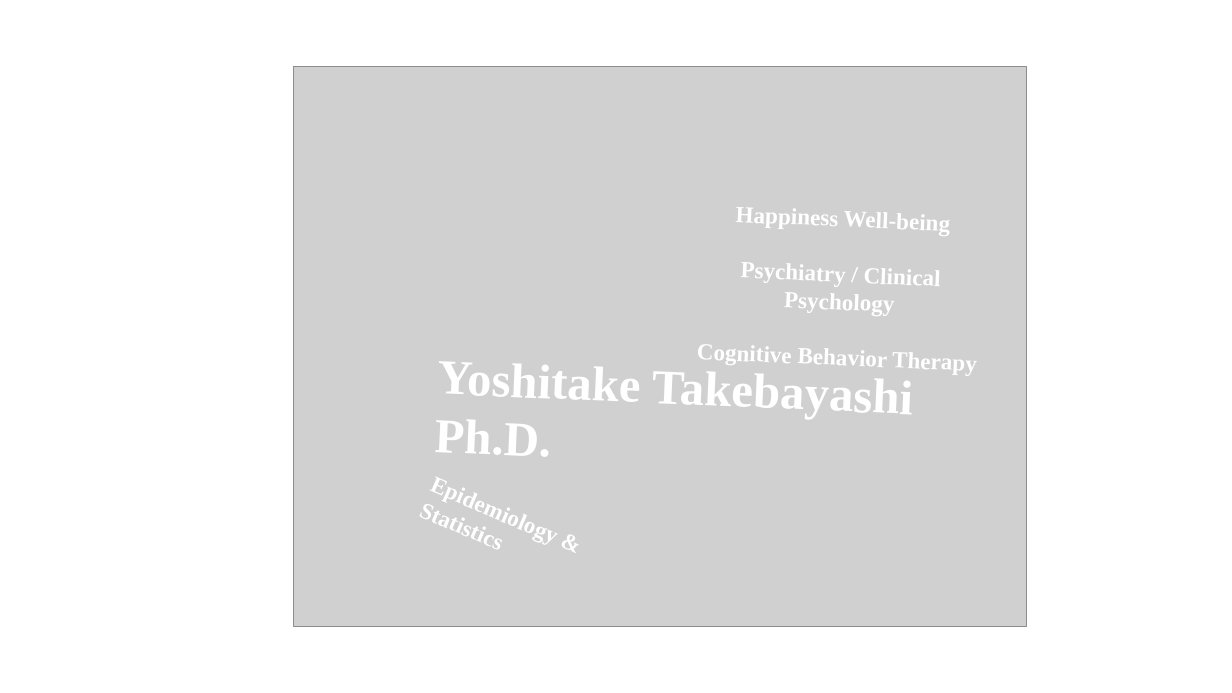
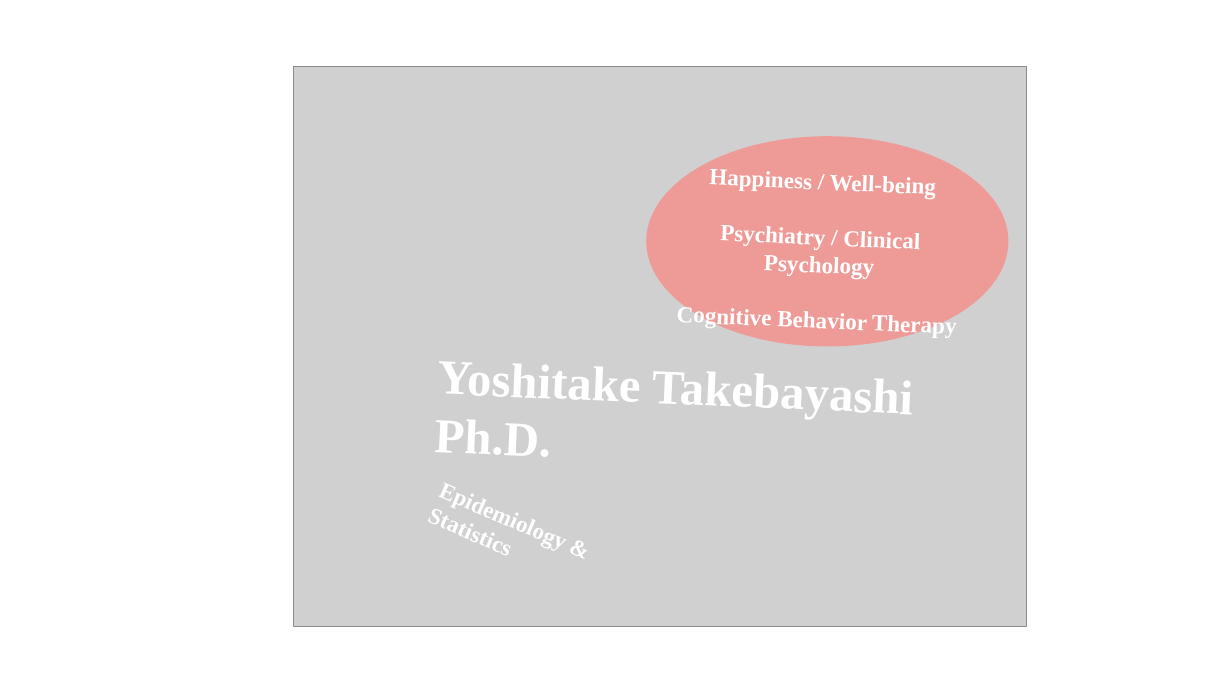
Before and after one commit to ytake2/Rsite, a slide deck: slide 1 of img/プレゼンテーション1.pptx. Drawn at 1232x693 pixels with LibreOffice and Linux fonts; fonts in the diff are those of the drawing; grey boxes stand for pictures. Boxes give left, top, right and bottom in pixels: in the first picture for what was removed or moved away, otherwise in the second. Text is boxed around its words. In the diff, an @@ line names an element or a change of style, - is before the commit and + after.

```diff
--- a/img/プレゼンテーション1.pptx
+++ b/img/プレゼンテーション1.pptx
@@ ellipse added at box(646, 136, 1008, 347), fill #FF7E79 at 64% opacity @@
@@ text "Happiness / Well-being": place and size @@
-text "Happiness / Well-being" at box(697, 207, 977, 375)
+text "Happiness / Well-being" at box(676, 169, 957, 338)
@@ text at box(709, 169, 935, 199): text changed @@
-Happiness Well-being
+Happiness / Well-being
@@ text "Epidemiology & Statistics": place and size @@
-text "Epidemiology & Statistics" at box(417, 461, 664, 596)
+text "Epidemiology & Statistics" at box(425, 467, 673, 601)
```
Also in this commit, not shown: 1 other file.
